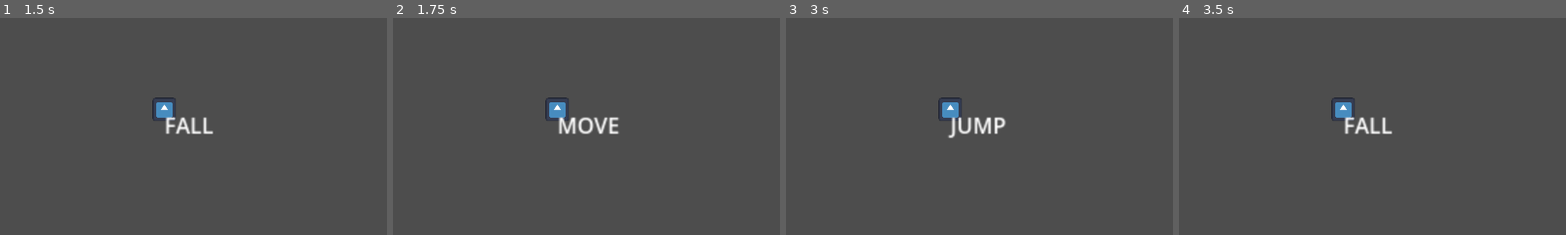
Above: before the commit, frames 1-4 (left to right).
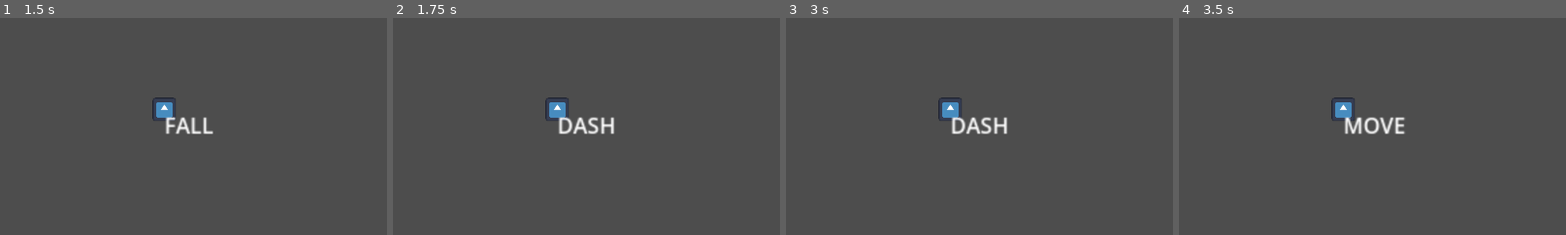
Above: after the commit, the same moments.

Repository: EndlessEndless1999/caveman-dave
Game: Godot game, scene res://Environments/World.tscn
Same seed, same stepped clock (60 frames per second), same inputs: the game is played once before the commit and once after it. The engine's default icon, where the game draws it, is replaced by a stand-in: a white triangle on a blue panel in a dark square.
Inputs:
- Up to frame 1 (1.5 s): tap Enter at 0.5 s; hold Z (Dash) 0.53-1.28 s; hold D (MoveRight) from 0.53 s (still down); tap Space (Jump) at 0.77 s; tap X (Climb) at 1.35 s
- Up to frame 2 (1.75 s): keep holding D (MoveRight); tap Space (Jump) at 1.52 s; tap Z (Dash) at 1.55 s
- Up to frame 3 (3 s): release D (MoveRight) at 2.03 s; hold A (MoveLeft) 2.03-2.78 s; hold Z (Dash) 2.03-2.78 s; tap Space (Jump) at 2.75 s; hold D (MoveRight) from 2.78 s (still down); tap Z (Dash) at 2.85 s
- Up to frame 4 (3.5 s): keep holding D (MoveRight); tap Space (Jump) at 3.02 s
The pictures show only the part of the screen within x 29-79%, y 29-79%; the shares and areas given below are measured in that part.

Frame 1 is identical in both runs. In frame 2, 0.8% of the frame differs, in the area x 43-59%, y 45-54%; in frame 3, 0.7%; in frame 4, 0.8%.

Commit message:
add dash state

Diff:
--- a/Scenes/Entities/Player/Character.tscn
+++ b/Scenes/Entities/Player/Character.tscn
@@ -7,6 +7,7 @@
 [ext_resource type="PackedScene" uid="uid://chkey6semamrv" path="res://Scenes/Entities/Player/MOVE.tscn" id="4_gn233"]
 [ext_resource type="PackedScene" uid="uid://dj0ub36r16unm" path="res://Scenes/Entities/Player/JUMP.tscn" id="5_pucii"]
 [ext_resource type="PackedScene" uid="uid://dyr148up4j8gl" path="res://Scenes/Entities/Player/FALL.tscn" id="6_yhvhn"]
+[ext_resource type="PackedScene" uid="uid://dap6d4ob5myxl" path="res://Scenes/Entities/Player/DASH.tscn" id="8_axmec"]
 
 [sub_resource type="RectangleShape2D" id="RectangleShape2D_0gu11"]
 
@@ -35,6 +36,8 @@
 
 [node name="FALL" parent="STATES" instance=ExtResource("6_yhvhn")]
 
+[node name="DASH" parent="STATES" instance=ExtResource("8_axmec")]
+
 [node name="Label" type="Label" parent="."]
 offset_right = 40.0
 offset_bottom = 23.0
--- /dev/null
+++ b/Scenes/Entities/Player/DASH.tscn
@@ -0,0 +1,11 @@
+[gd_scene load_steps=2 format=3 uid="uid://dap6d4ob5myxl"]
+
+[ext_resource type="Script" path="res://Scripts/DASH.gd" id="1_uabe8"]
+
+[node name="DASH" type="Node"]
+script = ExtResource("1_uabe8")
+
+[node name="DashDuration" type="Timer" parent="."]
+one_shot = true
+
+[connection signal="timeout" from="DashDuration" to="." method="_on_timer_timeout"]
--- a/Scripts/Character.gd
+++ b/Scripts/Character.gd
@@ -1,8 +1,6 @@
 extends CharacterBody2D
 
 
-const SPEED = 300.0
-const JUMP_VELOCITY = -400.0
 
 # Get the gravity from the project settings to be synced with RigidBody nodes.
 var gravity_value = ProjectSettings.get_setting("physics/2d/default_gravity")
@@ -14,6 +12,15 @@
 var climb_input = false
 var dash_input = false
 
+#player_movement
+const SPEED = 300.0
+const JUMP_VELOCITY = -400.0
+var last_direction = Vector2.RIGHT
+
+#MECHANICS
+var can_dash = true
+
+#states
 var current_state = null
 var prev_state = null
 
@@ -75,7 +82,7 @@
 
 
 	#dash
-	if Input.is_action_pressed("Dash"):
+	if Input.is_action_just_pressed("Dash"):
 		dash_input = true
 	else:
 		dash_input = false
--- a/Scripts/Classes/State.gd
+++ b/Scripts/Classes/State.gd
@@ -16,5 +16,9 @@
 func player_movement():
 	if Player.movement_input.x > 0:
 		Player.velocity.x = Player.SPEED
+		Player.last_direction = Vector2.RIGHT
 	elif Player.movement_input.x < 0:
 		Player.velocity.x = - Player.SPEED
+		Player.last_direction = Vector2.LEFT
+	else:
+		Player.velocity.x = 0
--- /dev/null
+++ b/Scripts/DASH.gd
@@ -0,0 +1,32 @@
+extends State
+
+var dash_direction = Vector2.ZERO
+var dash_speed = 240
+var dashing = false
+
+@export var dash_duration = .2
+@onready var DashDuration_Timer = $DashDuration
+
+func update(delta):
+	if !dashing:
+		return STATES.FALL
+	return null
+
+func enter_state():
+	Player.can_dash = false
+	dashing = true
+	DashDuration_Timer.start(dash_duration)
+	if Player.movement_input != Vector2.ZERO:
+		dash_direction = Player.movement_input
+	else:
+		dash_direction = Player.last_direction
+	Player.velocity = dash_direction.normalized() * dash_speed
+
+func exit_state():
+	dashing = false
+	pass
+
+
+func _on_timer_timeout():
+	dashing = false
+	pass
--- a/Scripts/FALL.gd
+++ b/Scripts/FALL.gd
@@ -6,4 +6,6 @@
 	player_movement()
 	if Player.is_on_floor():
 		return STATES.IDLE
+	if Player.dash_input and Player.can_dash:
+		return STATES.DASH
 	return null
--- a/Scripts/IDLE.gd
+++ b/Scripts/IDLE.gd
@@ -5,8 +5,13 @@
 	Player.gravity(delta)
 	if Player.movement_input.x != 0:
 		return STATES.MOVE
-	if Player.jump_input == true:
+	if Player.jump_input_actuation == true:
 		return STATES.JUMP
 	if Player.velocity.y > 0:
 		return STATES.FALL
+	if Player.dash_input and Player.can_dash:
+		return STATES.DASH
 	return null
+
+func enter_state():
+	Player.can_dash = true
--- a/Scripts/JUMP.gd
+++ b/Scripts/JUMP.gd
@@ -6,6 +6,8 @@
 	player_movement()
 	if Player.velocity.y > 0:
 		return STATES.FALL
+	if Player.dash_input and Player.can_dash:
+		return STATES.DASH
 	return null
 
 func enter_state():
--- a/Scripts/MOVE.gd
+++ b/Scripts/MOVE.gd
@@ -8,6 +8,11 @@
 		return STATES.IDLE
 	if Player.velocity.y > 0:
 		return STATES.FALL
-	if Player.jump_input:
+	if Player.jump_input_actuation:
 		return STATES.JUMP
+	if Player.dash_input and Player.can_dash:
+		return STATES.DASH
 	return null
+
+func enter_state():
+	Player.can_dash = true
--- a/Scripts/STATES.gd
+++ b/Scripts/STATES.gd
@@ -4,6 +4,7 @@
 @onready var MOVE = $MOVE
 @onready var JUMP = $JUMP
 @onready var FALL = $FALL
+@onready var DASH = $DASH
 
 
 # Called when the node enters the scene tree for the first time.
Not shown: 1 places in Scenes/Entities/Player/Character.tscn that only renumber resources
